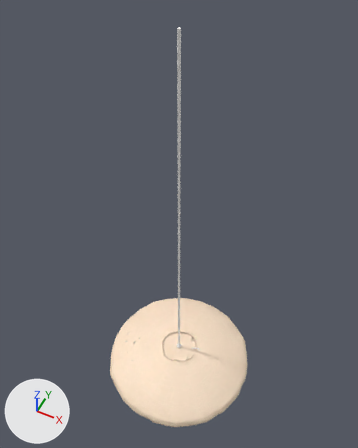
Before and after pictures for a commit that changed the glTF model models/ensui-d70.glb.
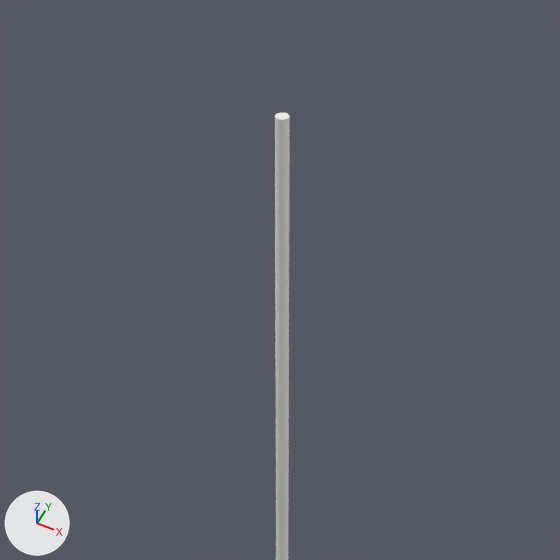
Old and new are each drawn whole from a camera (50 mm lens) standing at (0.534, -1.069, 2.471) and looking at (-0.043, 0.086, 1.027) and again close up on the part from 31% to 69% of the width and 0% to 30% of the height. Lighting does not change. The marker at lower left points along +X, +Y and +Z. The last two pictures show the newer version. The close-ups show mesh edges as thin lines. Where no turn or scale is listed for an object, it has been applied to the vertices.

Objects in the first close-up: 'cord_extension'.
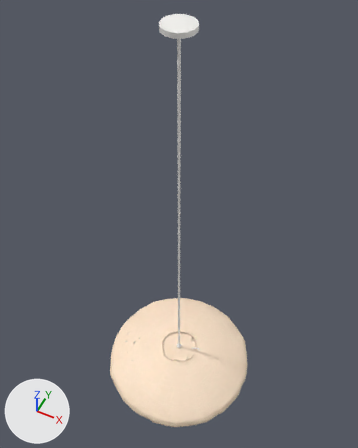
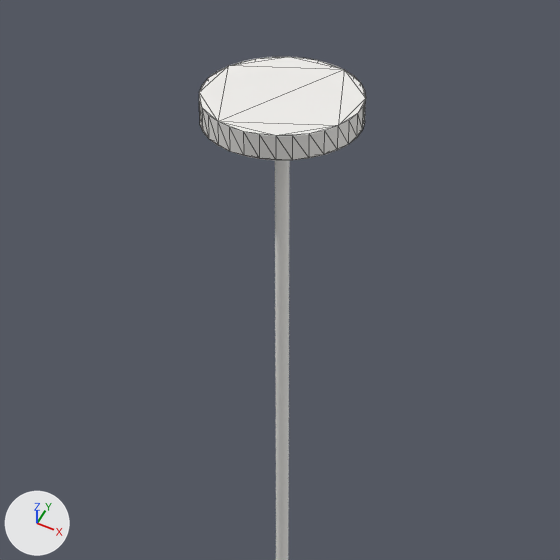
Commit message: PDP: fix Ensui D70 AR preview framing and add cord canopy cap

Pixel boxes [x1, y1, x2, y2] of what changed, in the close-ups (560 x 560 px):
'cord_canopy', added: after [199, 57, 366, 160]

The change in detail:
Material 'cord_canopy_mat' (mat_cord_canopy_mat) is new.
Its base color is (0.9, 0.885, 0.86) (white #f3f2ef).
Its roughness is 0.55.
Mesh me_cylinder_001 is new.
It is a 32-sided cylinder along z spanning x -0.05..0.05, y -0.05..0.05, z -0.0075..0.0075.
It uses material mat_cord_canopy_mat (white #f3f2ef).
Object 'cord_canopy' (ob_cord_canopy) is new; it shows me_cylinder_001.
Its location is (0.0, 0.0, 1.875).
